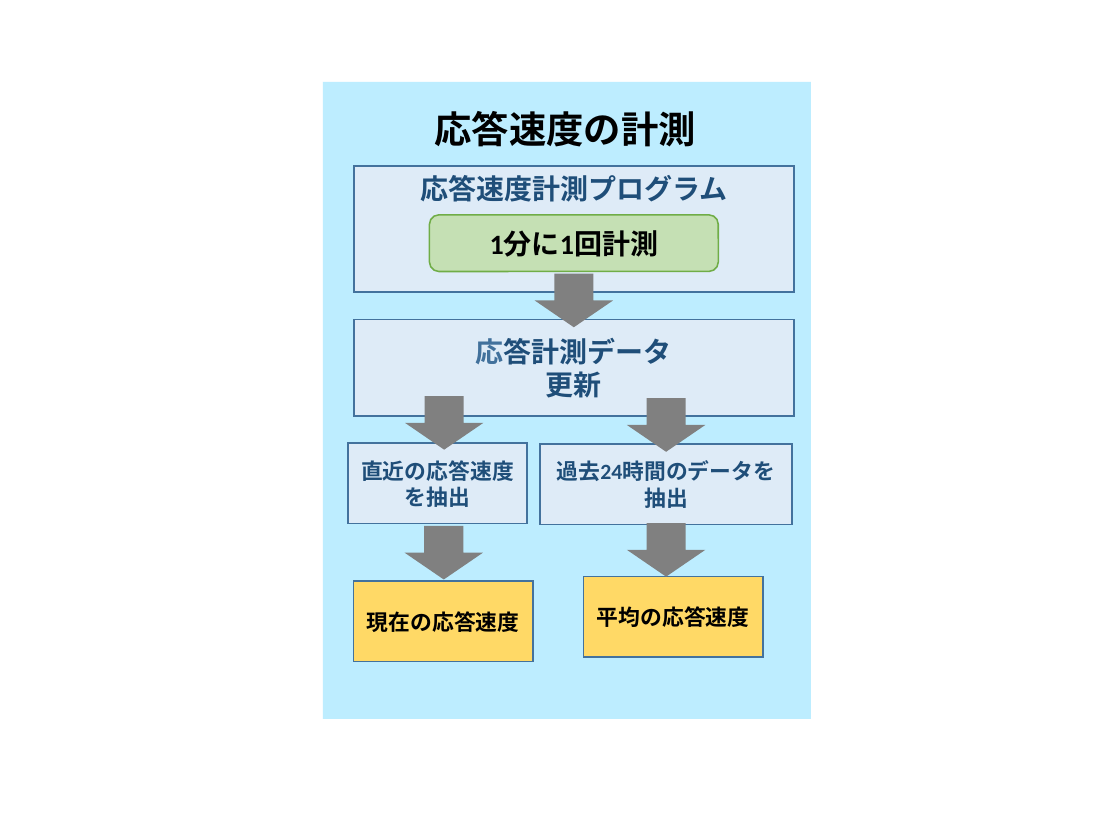
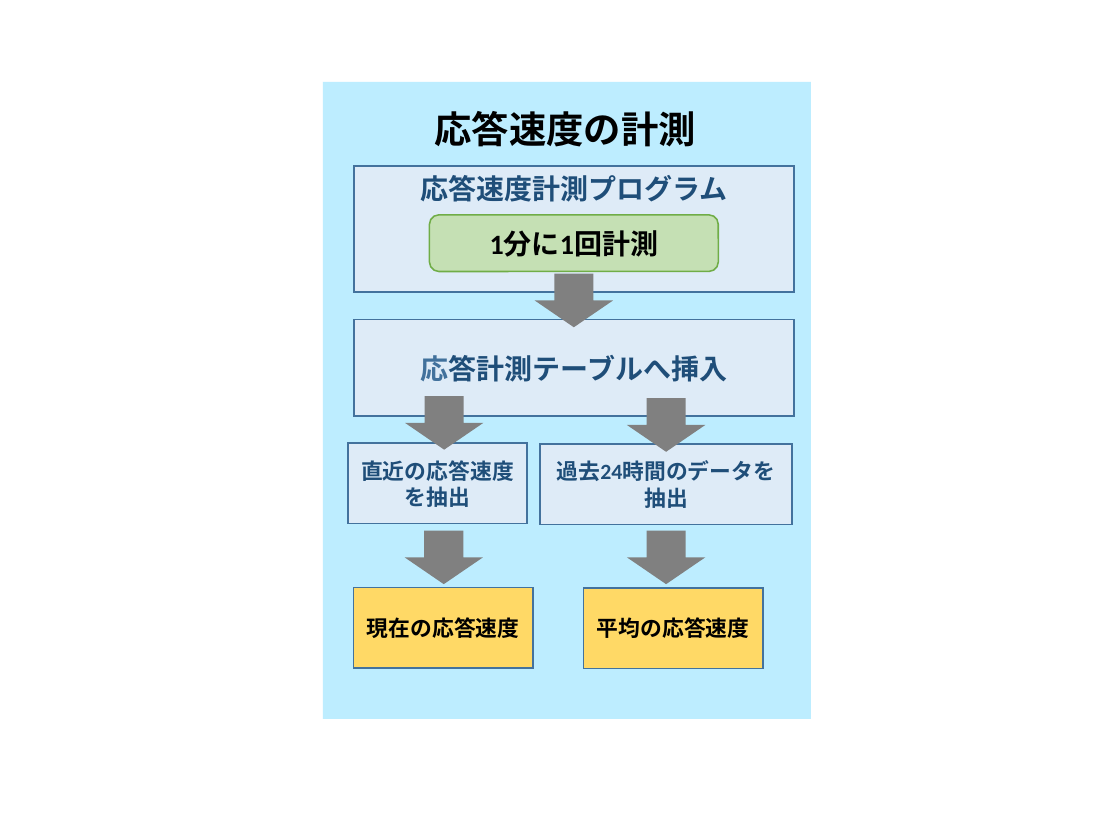
Before and after one commit to kait-takanolab/1821086_matsuo_thesis, a slide deck: slide 6 of meeting/1821086_matsuo_Chart.pptx. Drawn at 1120x840 pixels with LibreOffice and Linux fonts; fonts in the diff are those of the drawing. Boxes give left, top, right and bottom in pixels: in the first picture for what was removed or moved away, otherwise in the second. Text is boxed around its words. In the diff, an @@ line names an element or a change of style, - is before the commit and + after.

```diff
--- a/meeting/1821086_matsuo_Chart.pptx
+++ b/meeting/1821086_matsuo_Chart.pptx
@@ text in rectangle at bbox=[421, 355, 727, 382]: text changed @@
-応答計測データ
-更新
+応答計測テーブルへ挿入
@@ down arrow: place and size @@
-down arrow at bbox=[404, 526, 483, 580]
+down arrow at bbox=[404, 531, 483, 585]
@@ down arrow: place and size @@
-down arrow at bbox=[627, 523, 706, 577]
+down arrow at bbox=[627, 531, 706, 585]
@@ rectangle "現在の応答速度": place and size @@
-rectangle "現在の応答速度" at bbox=[354, 581, 533, 662]
+rectangle "現在の応答速度" at bbox=[354, 588, 533, 669]
@@ rectangle "平均の応答速度": place and size @@
-rectangle "平均の応答速度" at bbox=[584, 577, 763, 657]
+rectangle "平均の応答速度" at bbox=[584, 588, 763, 669]
```
Also in this commit, not shown: 1 other slide changed, 6 slides added.
